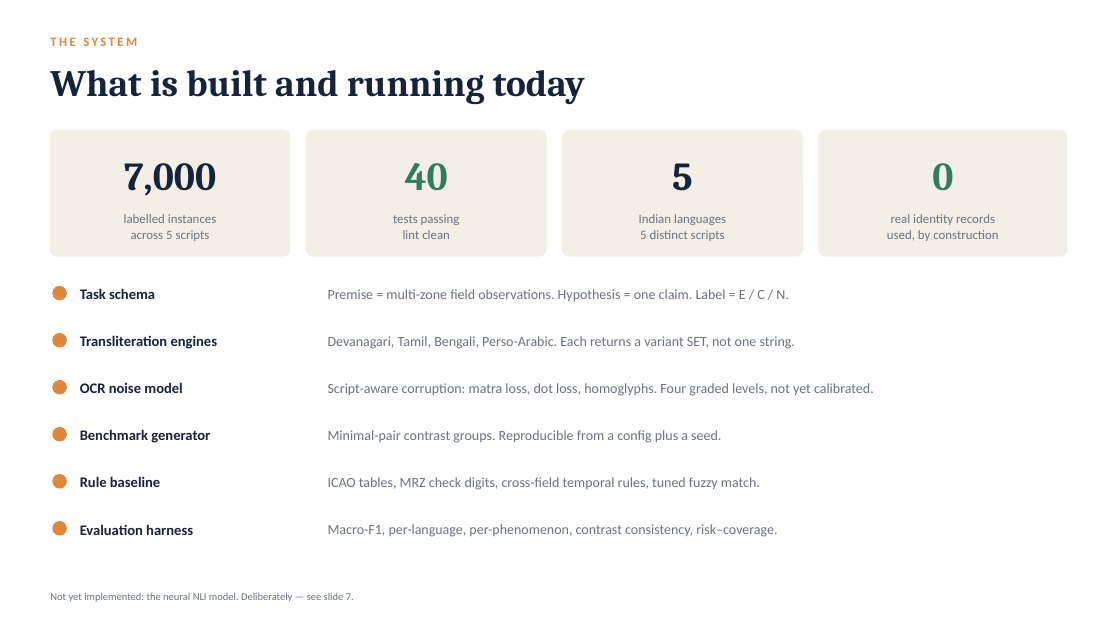
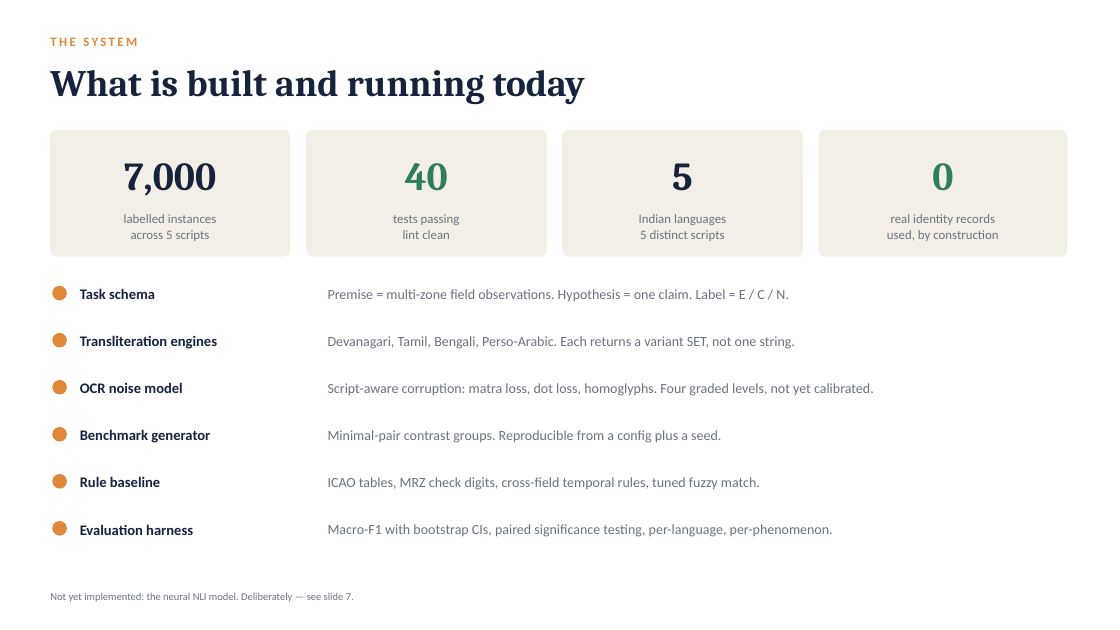
Before and after one commit to StutiArya2/kyc-nli, a slide deck: slide 3 of docs/proposal/KYC-NLI-Mid-Review.pptx. Drawn at 1120x630 pixels with LibreOffice and Linux fonts; fonts in the diff are those of the drawing. Boxes give left, top, right and bottom in pixels: in the first picture for what was removed or moved away, otherwise in the second. Text is boxed around its words. In the diff, an @@ line names an element or a change of style, - is before the commit and + after.

```diff
--- a/docs/proposal/KYC-NLI-Mid-Review.pptx
+++ b/docs/proposal/KYC-NLI-Mid-Review.pptx
@@ text at box(328, 524, 833, 537): text changed @@
-Macro-F1, per-language, per-phenomenon, contrast consistency, risk–coverage.
+Macro-F1 with bootstrap CIs, paired significance testing, per-language, per-phenomenon.
```
Also in this commit, not shown: 3 other slides changed, 1 slide added, 1 slide removed, 11 other files.
